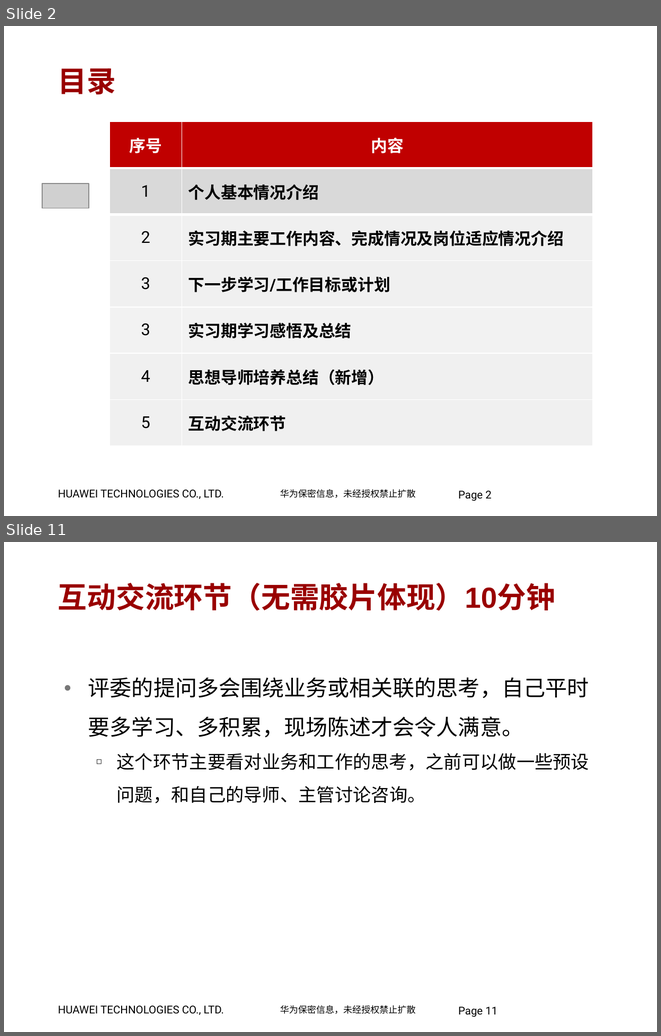
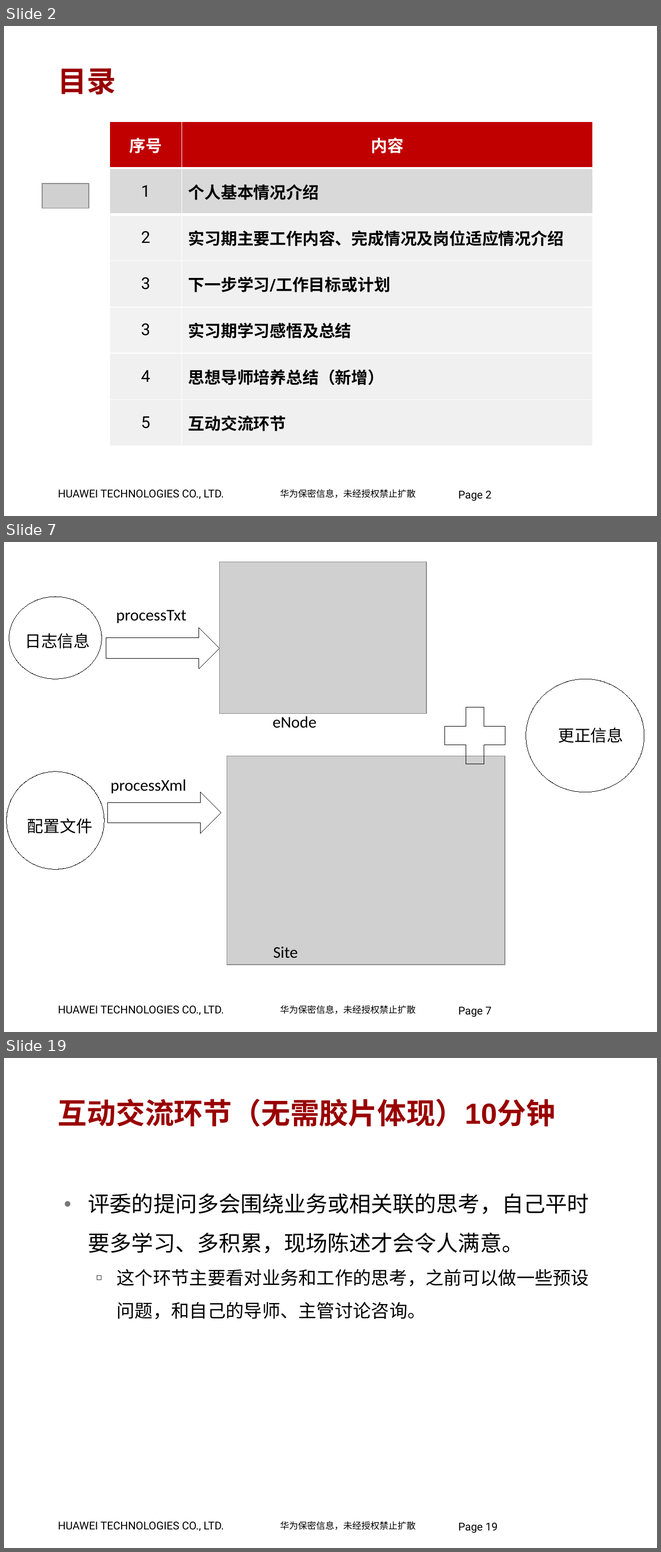
Before and after one commit to jumpjumpdog/Company, a slide deck: LTE产品部实习生转录用答辩模板.pptx. Shown one above the other, each under a label of ours: slides 2 and 11 before the commit, slides 2, 7 and 19 after it; the slides between them are not shown. The pictures are 661x1036 and 661x1552 pixels, drawn with LibreOffice and Linux fonts; fonts in the diff are those of the drawing; grey boxes stand for pictures; background and template pictures are left out. Boxes give left, top, right and bottom in pixels: in the first picture for what was removed or moved away, otherwise in the second. Text is boxed around its words. In the diff, an @@ line names an element or a change of style, - is before the commit and + after.

```diff
--- a/LTE产品部实习生转录用答辩模板.pptx
+++ b/LTE产品部实习生转录用答辩模板.pptx
@@ slide 7 added at <box>4,542,657,1032</box>, background #FFFFFF; not listed: 3 template elements that a slide beside it also shows @@
@@ picture added at <box>220,562,426,714</box> @@
@@ ellipse added at <box>9,597,102,679</box>, outline #000000 0.75 pt @@
@@ text added at <box>116,610,186,623</box>, 18 pt, text #000000 @@
+processTxt
@@ text added at <box>25,633,90,649</box>, 18 pt, text #000000 @@
+日志信息
@@ right arrow added at <box>106,627,220,669</box>, outline #000000 0.75 pt @@
@@ ellipse added at <box>526,679,644,792</box>, outline #000000 0.75 pt @@
@@ plus sign added at <box>434,697,516,774</box>, outline #000000 0.75 pt @@
@@ text added at <box>273,716,317,728</box>, 18 pt, text #000000 @@
+eNode
@@ text added at <box>558,728,623,743</box>, 18 pt, text #000000 @@
+更正信息
@@ picture added at <box>227,756,505,964</box> @@
@@ ellipse added at <box>7,771,105,869</box>, outline #000000 0.75 pt @@
@@ text added at <box>111,779,186,793</box>, 18 pt, text #000000 @@
+processXml
@@ right arrow added at <box>108,792,221,833</box>, outline #000000 0.75 pt @@
@@ text added at <box>27,818,93,834</box>, 18 pt, text #000000 @@
+配置文件
@@ text added at <box>273,946,298,958</box>, 18 pt, text #000000 @@
+Site
@@ what was slide 11 is now slide 19 @@
@@ page number at <box>458,1522,497,1533</box>: text changed @@
-Page 11
+Page 19
```
Also in this commit, not shown: 5 slides changed, 10 other slides added, 3 slides removed, 8 other files.
